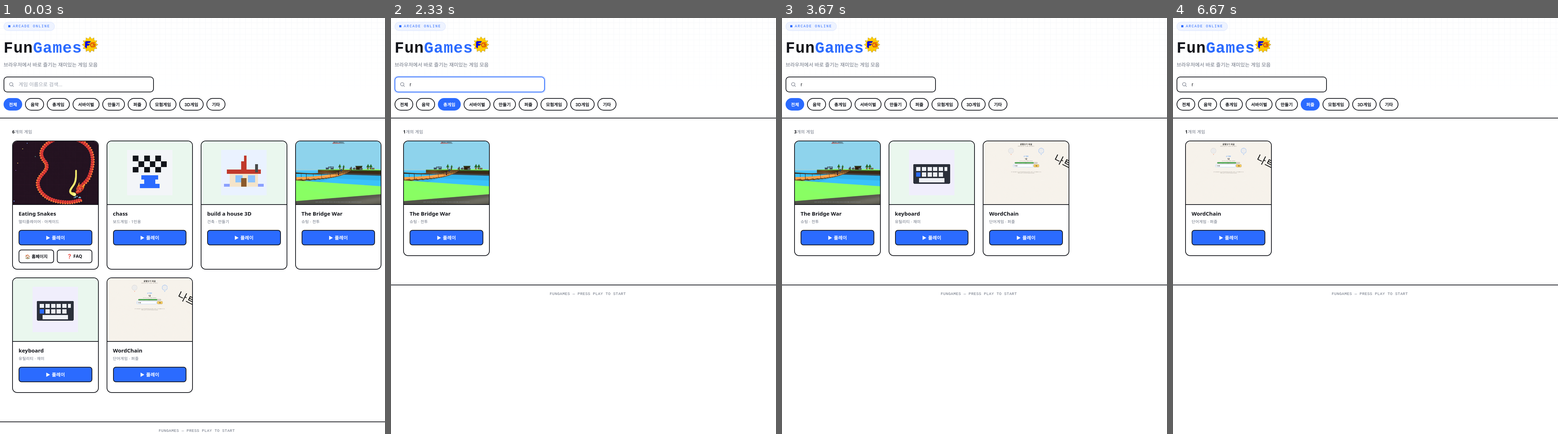
Above: before the commit, frames 1-4 (left to right).
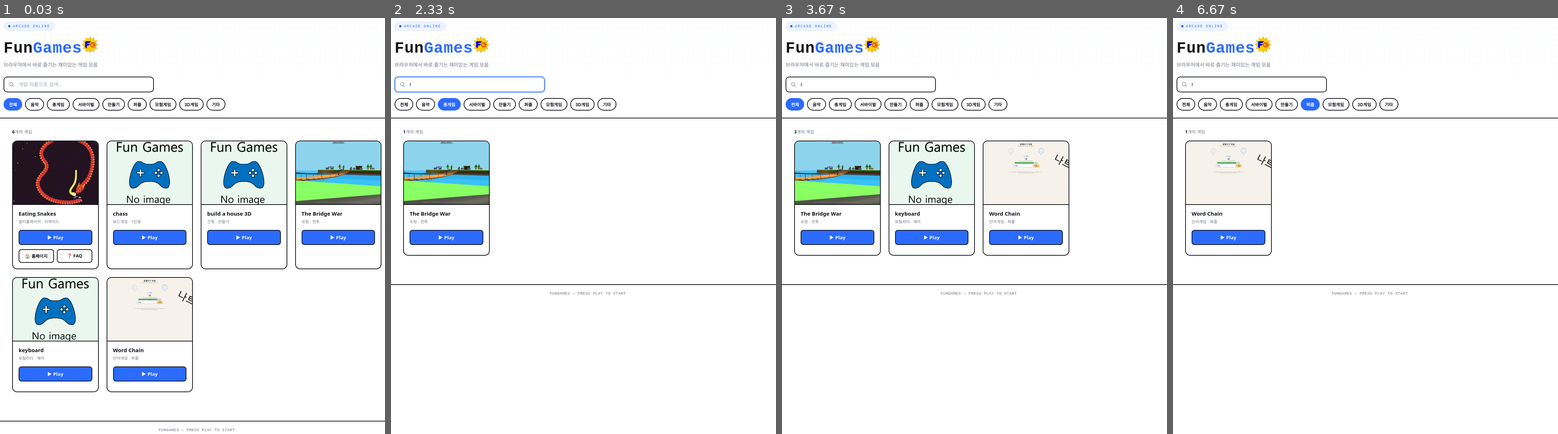
Above: after the commit, the same moments.

Repository: KangBaek-ho/fungames
Game: browser game, page index.html
The game is run twice, just before and just after one commit, with the same random seed, the same clock (stepped at 60 frames per second) and the same inputs.
Inputs (mouse positions are in pixels of both pictures, inside the frame that each line leads up to):
- Up to frame 1 (0.03 s): no input
- Up to frame 2 (2.33 s): click (468, 84) at 0.27 s; type "Alex" at 0.27 s; click "총게임" at 1.27 s; tap Enter at 1.52, 2.05 s; click (468, 84) at 2.02 s; type "r" at 2.02 s
- Up to frame 3 (3.67 s): click "만들기" at 2.77 s; click "전체" at 3.52 s
- Up to frame 4 (6.67 s): click (1415, 171) at 4.27 s; click "The Bridge War 슈팅 · 전투 ▶ 플레이" (after the commit: "The Bridge War 슈팅 · 전투 ▶ Play") at 4.77 s; click (1226, 196) at 5.02 s; click "서바이벌" at 5.77 s; click "퍼즐" at 6.52 s

The runs differ from the first frame. In frame 1, 4.2% of the frame differs, in the area x 0-100%, y 29-100%; in frame 2, 0.3%; in frame 3, 1.3%; in frame 4, 0.4%.

Commit message:
Update index.html

Diff:
--- a/index.html
+++ b/index.html
@@ -199,6 +199,24 @@
   }
   .offlineScoreRow b{color:var(--ink);}
 
+  .gameOverlay{
+    position:fixed;inset:0;z-index:1000;
+    background:#000;
+    display:none;
+  }
+  .gameOverlay.active{display:block;}
+  .gameOverlay iframe{
+    width:100%;height:100%;border:0;display:block;
+  }
+  .gameCloseBtn{
+    position:absolute;top:14px;right:14px;z-index:1001;
+    font-weight:800;font-size:13px;letter-spacing:0.3px;
+    padding:9px 14px;border-radius:8px;border:2px solid var(--ink);
+    background:var(--paper);color:var(--ink);cursor:pointer;
+    box-shadow:3px 3px 0 rgba(0,0,0,0.35);
+  }
+  .gameCloseBtn:hover{background:var(--grid);}
+
   footer{
     border-top:2px solid var(--ink);
     padding:18px 24px;text-align:center;
@@ -236,6 +254,11 @@
 </main>
 
 <footer>FUNGAMES — PRESS PLAY TO START</footer>
+
+<div class="gameOverlay" id="gameOverlay">
+  <button class="gameCloseBtn" id="gameCloseBtn">✕ 닫기</button>
+  <iframe id="gameFrame" src="about:blank" allow="fullscreen; autoplay; gamepad; xr-spatial-tracking" allowfullscreen></iframe>
+</div>
 
 <div class="errorOverlay" id="errorOverlay">
   <div class="errorCard">
@@ -314,8 +337,8 @@
     tag:'유틸리티 · 재미'
   },
   {
-    id:'builtin-wordchain',
-    name:'WordChain',
+    id:'builtin-word chain',
+    name:'Word Chain',
     category:'퍼즐',
     url:'https://kangbaek-ho.github.io/WordChain/',
     thumbnail:'WordChain.png',
@@ -436,13 +459,8 @@
   </svg>`;
 }
 function thumbInnerHTML(game){
-  if(game.thumbnail) return `<img src="${escapeHtml(game.thumbnail)}" alt="${escapeHtml(game.name)}">`;
-  if(game.id==='builtin-eating-snakes') return snakeThumbSVG();
-  if(game.id==='builtin-chess') return chessThumbSVG();
-  if(game.id==='builtin-build-a-house-3d' || game.id==='builtin-build-a-house-3d-cat') return houseThumbSVG();
-  if(game.id==='builtin-wargame' || game.id==='builtin-wargame-3d') return wargameThumbSVG();
-  if(game.id==='builtin-keyboard') return keyboardThumbSVG();
-  return genericThumbSVG();
+  const src = game.thumbnail || 'Noimage.png';
+  return `<img src="${escapeHtml(src)}" alt="${escapeHtml(game.name)}">`;
 }
 function escapeHtml(s){
   return String(s).replace(/[&<>"']/g, c=>({'&':'&amp;','<':'&lt;','>':'&gt;','"':'&quot;',"'":'&#39;'}[c]));
@@ -473,21 +491,52 @@
   }
 }, true);
 
-// ---- fullscreen: enter on first interaction, stays on across same-tab navigation ----
-function requestFullscreenSafe(){
-  const el = document.documentElement;
+// ---- fullscreen ----
+// Fullscreen only survives while we stay on the SAME document, so instead of
+// navigating to each game (which always exits fullscreen), games open inside
+// an in-page overlay + iframe. That overlay is what goes fullscreen, and it
+// stays fullscreen no matter which game is loaded inside it.
+function requestFullscreenSafe(target){
+  const el = target || document.documentElement;
   if(document.fullscreenElement || document.webkitFullscreenElement) return;
   const req = el.requestFullscreen || el.webkitRequestFullscreen || el.msRequestFullscreen;
   if(req){
-    try{ req.call(el).catch(()=>{}); }catch(e){}
-  }
-}
-// Browsers block auto-fullscreen without a user gesture, so try immediately
-// (works if this page was itself opened by a user click) and also arm it
-// on the very first click/keydown/touch anywhere on the page.
+    try{ const p = req.call(el); if(p && p.catch) p.catch(()=>{}); }catch(e){}
+  }
+}
+const gameOverlay = document.getElementById('gameOverlay');
+const gameFrame = document.getElementById('gameFrame');
+const gameCloseBtn = document.getElementById('gameCloseBtn');
+
+// Try to go fullscreen the instant the page is ready. Most browsers require
+// a user gesture for this, but if this page itself was reached via a click
+// (a link, a bookmark tap, etc.) that gesture can still count, so this often
+// succeeds without any extra click. As a fallback for browsers that block it
+// outright, also arm it on the very first interaction with the page.
 requestFullscreenSafe();
 ['click','keydown','touchstart'].forEach(evt=>{
-  document.addEventListener(evt, requestFullscreenSafe, {once:true, capture:true});
+  document.addEventListener(evt, ()=>requestFullscreenSafe(), {once:true, capture:true});
+});
+
+function openGameOverlay(game){
+  gameFrame.src = game.url;
+  gameOverlay.classList.add('active');
+  requestFullscreenSafe(gameOverlay);
+}
+function closeGameOverlay(){
+  gameOverlay.classList.remove('active');
+  gameFrame.src = 'about:blank';
+  if(document.fullscreenElement || document.webkitFullscreenElement){
+    (document.exitFullscreen || document.webkitExitFullscreen || function(){}).call(document);
+  }
+}
+gameCloseBtn.addEventListener('click', closeGameOverlay);
+// If the user exits fullscreen (e.g. presses Esc) while a game is open,
+// close the overlay too instead of leaving a windowed game behind.
+document.addEventListener('fullscreenchange', ()=>{
+  if(!document.fullscreenElement && gameOverlay.classList.contains('active')){
+    closeGameOverlay();
+  }
 });
 
 const errorOverlay = document.getElementById('errorOverlay');
@@ -536,11 +585,7 @@
   try{
     await fetch(game.url, {mode:'no-cors', signal:controller.signal, cache:'no-store'});
     clearTimeout(timer);
-    // Fullscreen state only carries over across a same-tab navigation, so
-    // request it here (this click is a valid user gesture) and navigate
-    // the current tab instead of opening a new one.
-    requestFullscreenSafe();
-    location.href = game.url;
+    openGameOverlay(game);
   }catch(err){
     clearTimeout(timer);
     if(!navigator.onLine){
@@ -811,7 +856,7 @@
       <div class="cardBody">
         <div class="gameTitle">${escapeHtml(g.name)}</div>
         <div class="gameTag">${escapeHtml(g.tag || g.category)}</div>
-        <a class="playBtn" href="${escapeHtml(g.url)}" data-id="${escapeHtml(g.id)}" rel="noopener">▶ 플레이</a>
+        <a class="playBtn" href="${escapeHtml(g.url)}" data-id="${escapeHtml(g.id)}" rel="noopener">▶ Play</a>
         <div class="linkRow">
           ${g.homeUrl ? `<a class="linkBtn" href="${escapeHtml(g.homeUrl)}" target="_blank" rel="noopener">🏠 홈페이지</a>` : ''}
           ${g.faqUrl ? `<a class="linkBtn" href="${escapeHtml(g.faqUrl)}" target="_blank" rel="noopener">❓ FAQ</a>` : ''}
